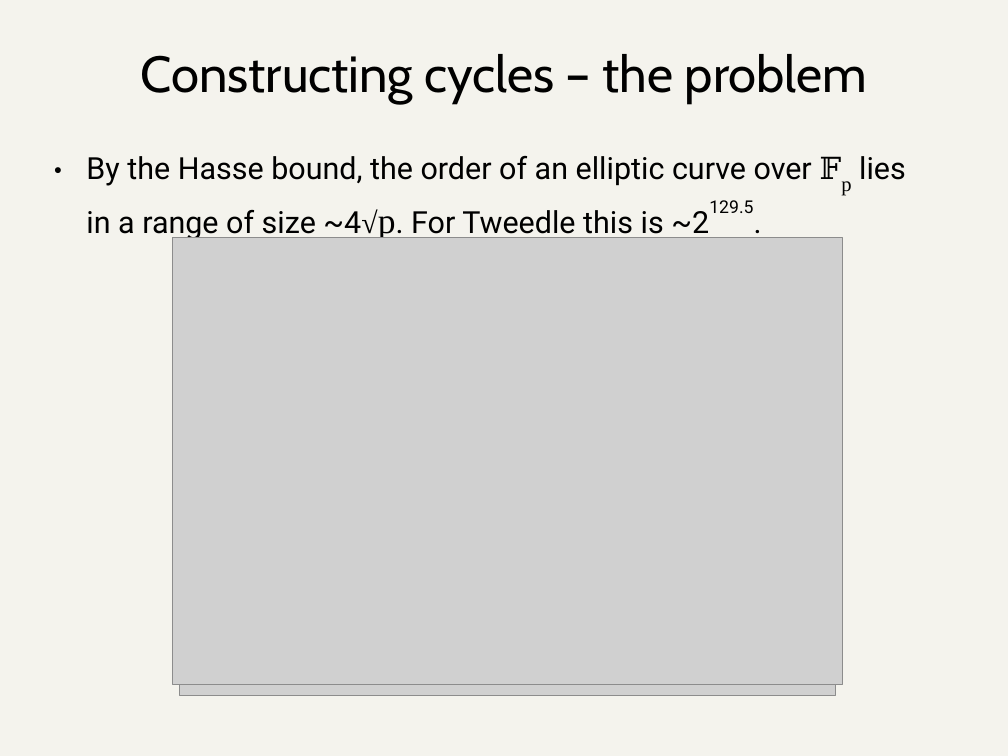
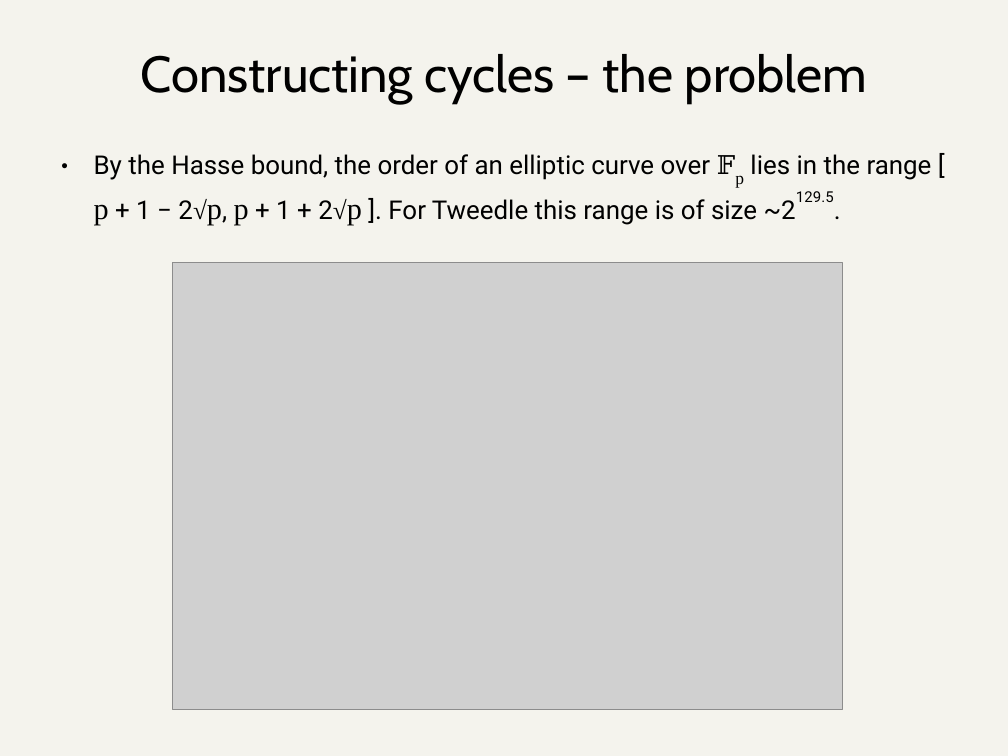
Before and after one commit to daira/halographs, a slide deck: slide 8 of halographs.odp. Drawn at 1008x756 pixels with LibreOffice and Linux fonts; fonts in the diff are those of the drawing; grey boxes stand for pictures. Boxes give left, top, right and bottom in pixels: in the first picture for what was removed or moved away, otherwise in the second. Text is boxed around its words. In the diff, an @@ line names an element or a change of style, - is before the commit and + after.

```diff
--- a/halographs.odp
+++ b/halographs.odp
@@ text at (94,154,932,225): text changed; size 24 to 20.4 pt @@
-● By the Hasse bound, the order of an elliptic curve over 𝔽p lies in a range of size ~4√p. For Tweedle this is ~2129.5.
+● By the Hasse bound, the order of an elliptic curve over 𝔽p lies in the range [ p + 1 − 2√p, p + 1 + 2√p ]. For Tweedle this range is of size ~2129.5.
@@ picture removed at (173,238,842,684) @@
@@ picture: place and size @@
-picture at (180,266,836,695)
+picture at (173,263,842,709)
```
Also in this commit, not shown: 8 other slides changed, 1 slide added, 6 other files.
